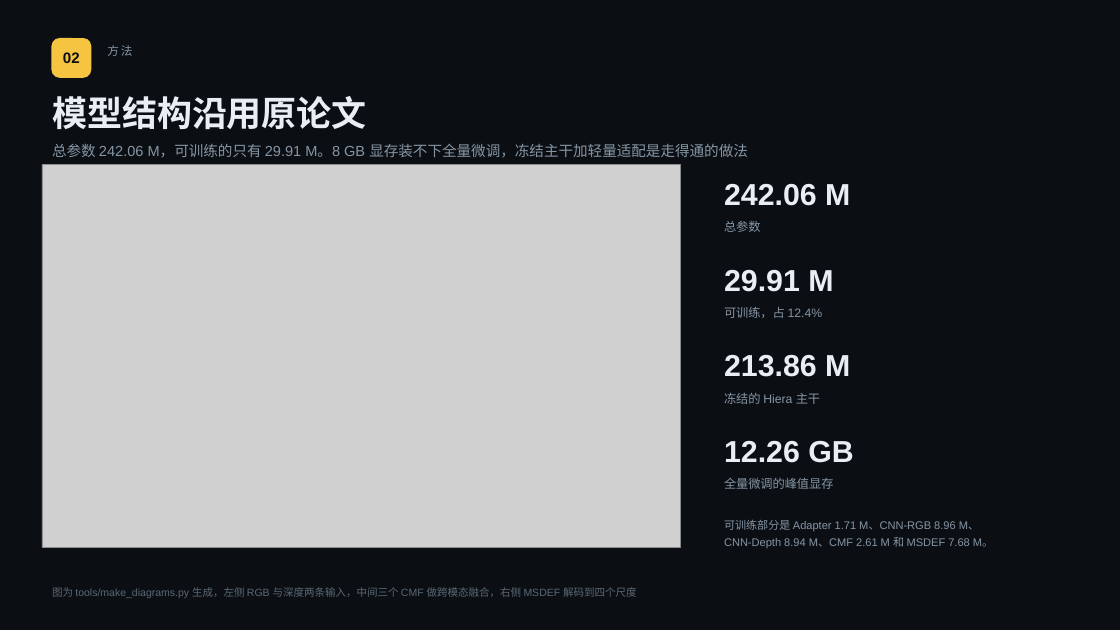
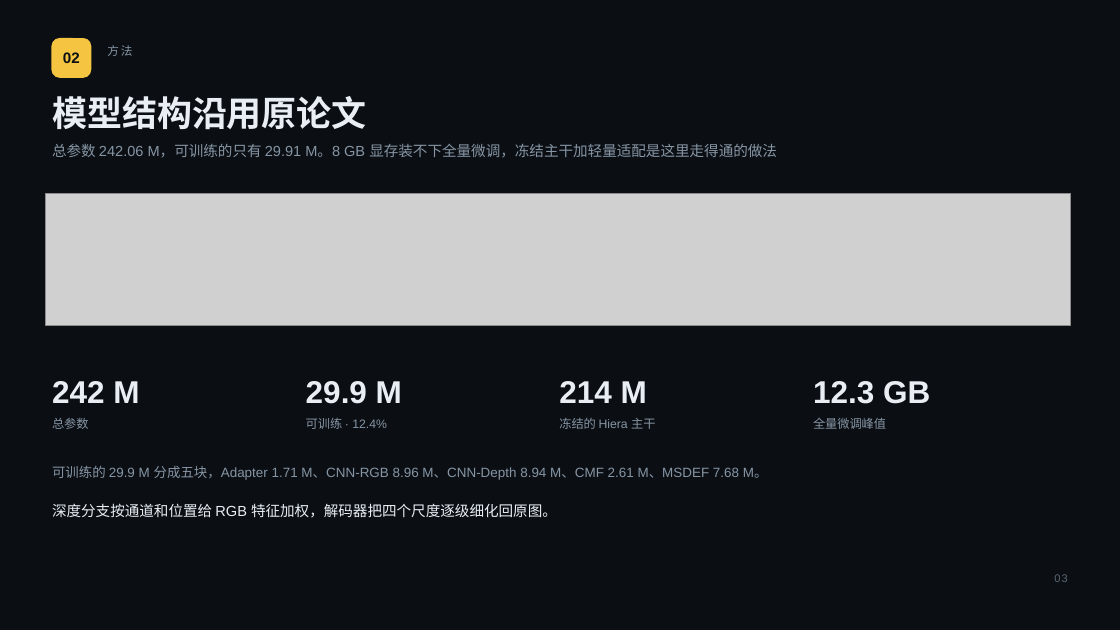
Before and after one commit to relight-developer/GLIDE-Net, a slide deck: slide 3 of docs/slides.pptx. Drawn at 1120x630 pixels with LibreOffice and Linux fonts; fonts in the diff are those of the drawing; grey boxes stand for pictures. Boxes give left, top, right and bottom in pixels: in the first picture for what was removed or moved away, otherwise in the second. Text is boxed around its words. In the diff, an @@ line names an element or a change of style, - is before the commit and + after.

Commit message:
feat(slides): 加前端界面页，检测页只摆达标的三个类别，页序改为 14 页

```diff
--- a/docs/slides.pptx
+++ b/docs/slides.pptx
@@ text at (x1=52, y1=144, x2=777, y2=157): text changed @@
-总参数 242.06 M，可训练的只有 29.91 M。8 GB 显存装不下全量微调，冻结主干加轻量适配是走得通的做法
+总参数 242.06 M，可训练的只有 29.91 M。8 GB 显存装不下全量微调，冻结主干加轻量适配是这里走得通的做法
@@ picture resized from (x1=42, y1=165, x2=681, y2=548) to (x1=45, y1=193, x2=1070, y2=325) @@
@@ text at (x1=52, y1=381, x2=139, y2=403): text changed; size 26 to 27 pt @@
-242.06 M
+242 M
@@ text at (x1=306, y1=381, x2=402, y2=404): text changed; size 26 to 27 pt @@
-29.91 M
+29.9 M
@@ text at (x1=559, y1=381, x2=647, y2=403): text changed; size 26 to 27 pt @@
-213.86 M
+214 M
@@ text at (x1=813, y1=381, x2=930, y2=404): text changed; size 26 to 27 pt @@
-12.26 GB
+12.3 GB
@@ text "总参数" moved from (x1=724, y1=221, x2=761, y2=232) to (x1=52, y1=418, x2=89, y2=429) @@
@@ text at (x1=306, y1=418, x2=387, y2=429): text changed @@
-可训练，占 12.4%
+可训练 · 12.4%
@@ text "冻结的 Hiera 主干" moved from (x1=724, y1=393, x2=820, y2=404) to (x1=559, y1=418, x2=655, y2=429) @@
@@ text at (x1=813, y1=418, x2=886, y2=429): text changed @@
-全量微调的峰值显存
+全量微调峰值
@@ text at (x1=52, y1=466, x2=768, y2=480): text changed; size 9.5 to 11.5 pt @@
-可训练部分是 Adapter 1.71 M、CNN-RGB 8.96 M、
-CNN-Depth 8.94 M、CMF 2.61 M 和 MSDEF 7.68 M。
+可训练的 29.9 M 分成五块，Adapter 1.71 M、CNN-RGB 8.96 M、CNN-Depth 8.94 M、CMF 2.61 M、MSDEF 7.68 M。
@@ text at (x1=52, y1=503, x2=557, y2=518): text changed; size 9 to 12.5 pt; text colour #5A6875 to #E8EEF4 @@
-图为 tools/make_diagrams.py 生成，左侧 RGB 与深度两条输入，中间三个 CMF 做跨模态融合，右侧 MSDEF 解码到四个尺度
+深度分支按通道和位置给 RGB 特征加权，解码器把四个尺度逐级细化回原图。
@@ text added at (x1=1054, y1=574, x2=1067, y2=582), 9.5 pt, text #5A6875 @@
+03
```
Also in this commit, not shown: 10 other slides changed, 3 slides added, 2 slides removed, 13 other files.
